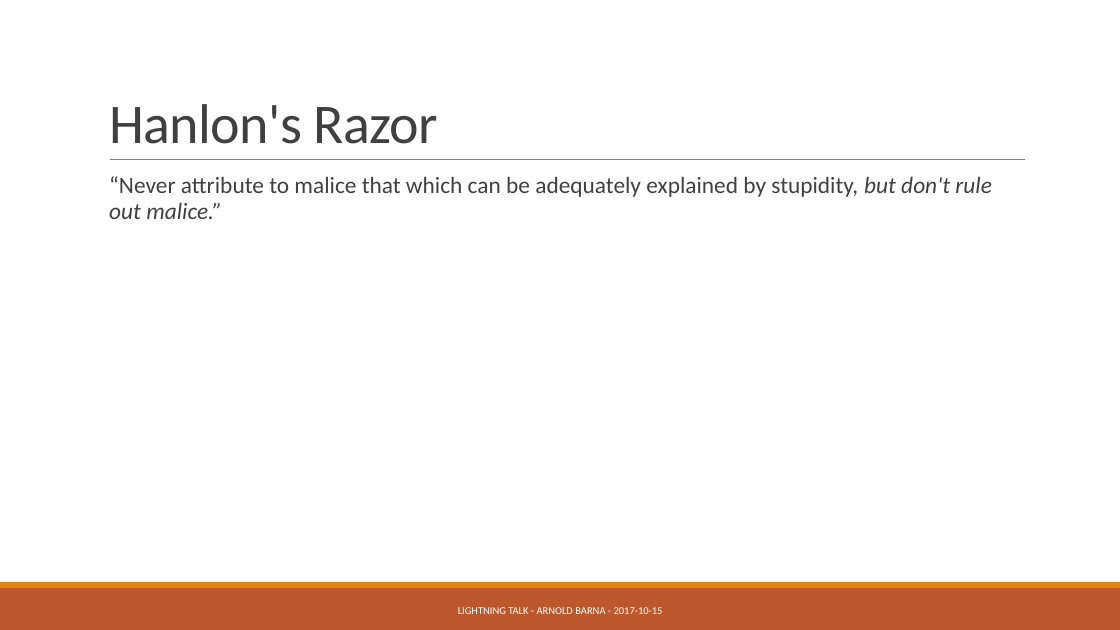
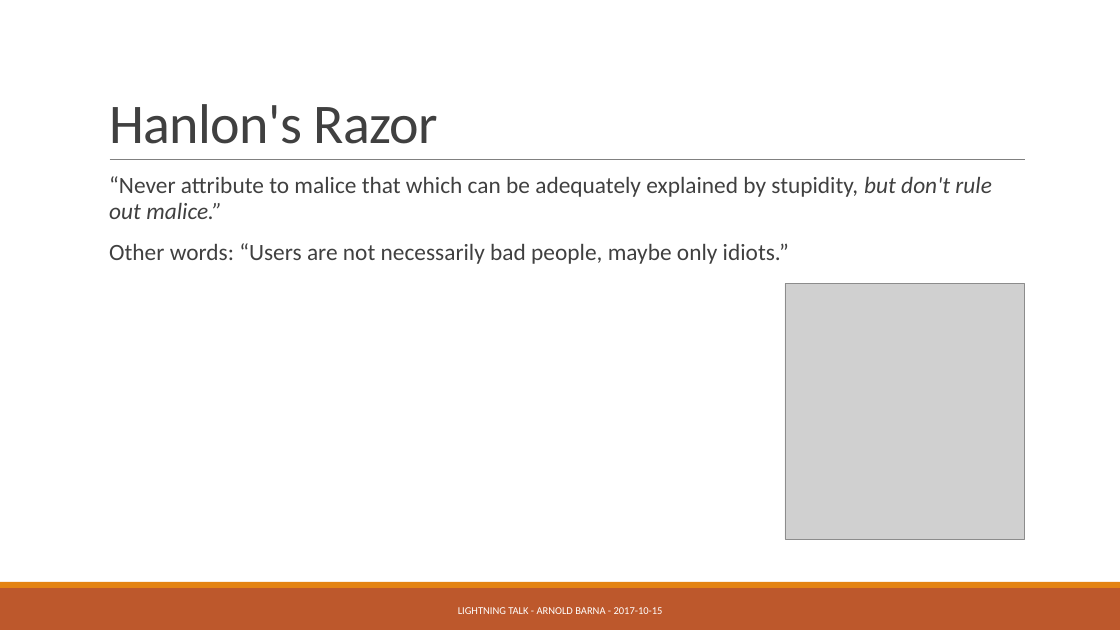
Before and after one commit to green-fox-academy/bramble100, a slide deck: slide 5 of week-07/lightning-talk/Lightning Talk (SW Dev Laws) Arnold BARNA 2017-10-15.pptx. Drawn at 1120x630 pixels with LibreOffice and Linux fonts; fonts in the diff are those of the drawing; grey boxes stand for pictures. Boxes give left, top, right and bottom in pixels: in the first picture for what was removed or moved away, otherwise in the second. Text is boxed around its words. In the diff, an @@ line names an element or a change of style, - is before the commit and + after.

```diff
--- a/week-07/lightning-talk/Lightning Talk (SW Dev Laws) Arnold BARNA 2017-10-15.pptx
+++ b/week-07/lightning-talk/Lightning Talk (SW Dev Laws) Arnold BARNA 2017-10-15.pptx
@@ text at (109,243,789,264): paragraph added @@
+  Other words: “Users are not necessarily bad people, maybe only idiots.”
@@ picture added at (786,284,1025,539) @@
```
Also in this commit, not shown: 2 other slides changed, 6 other files.
